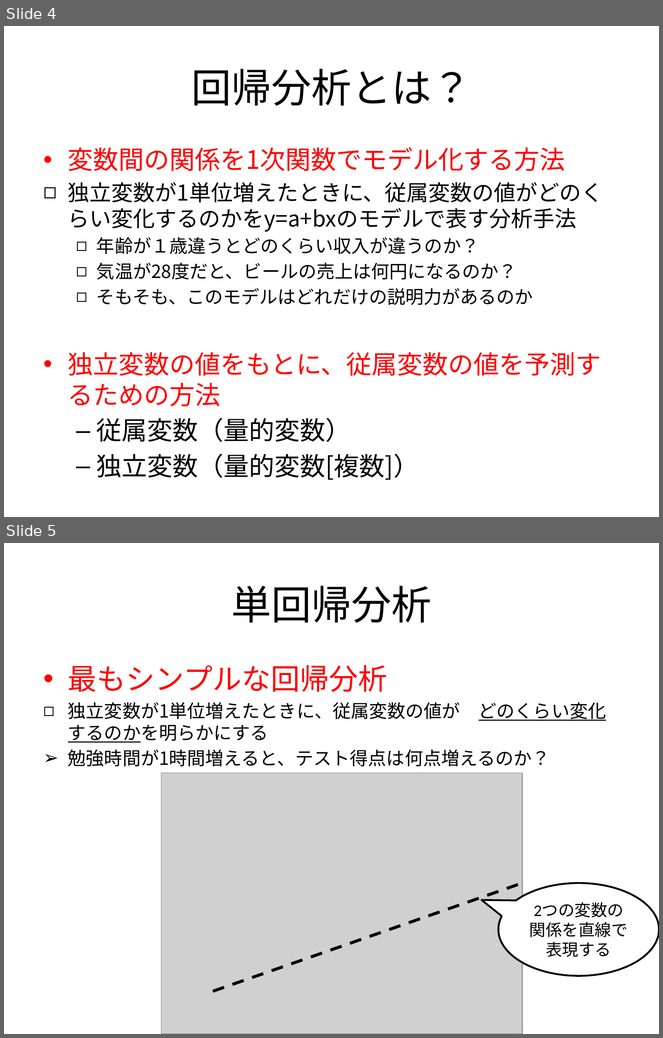
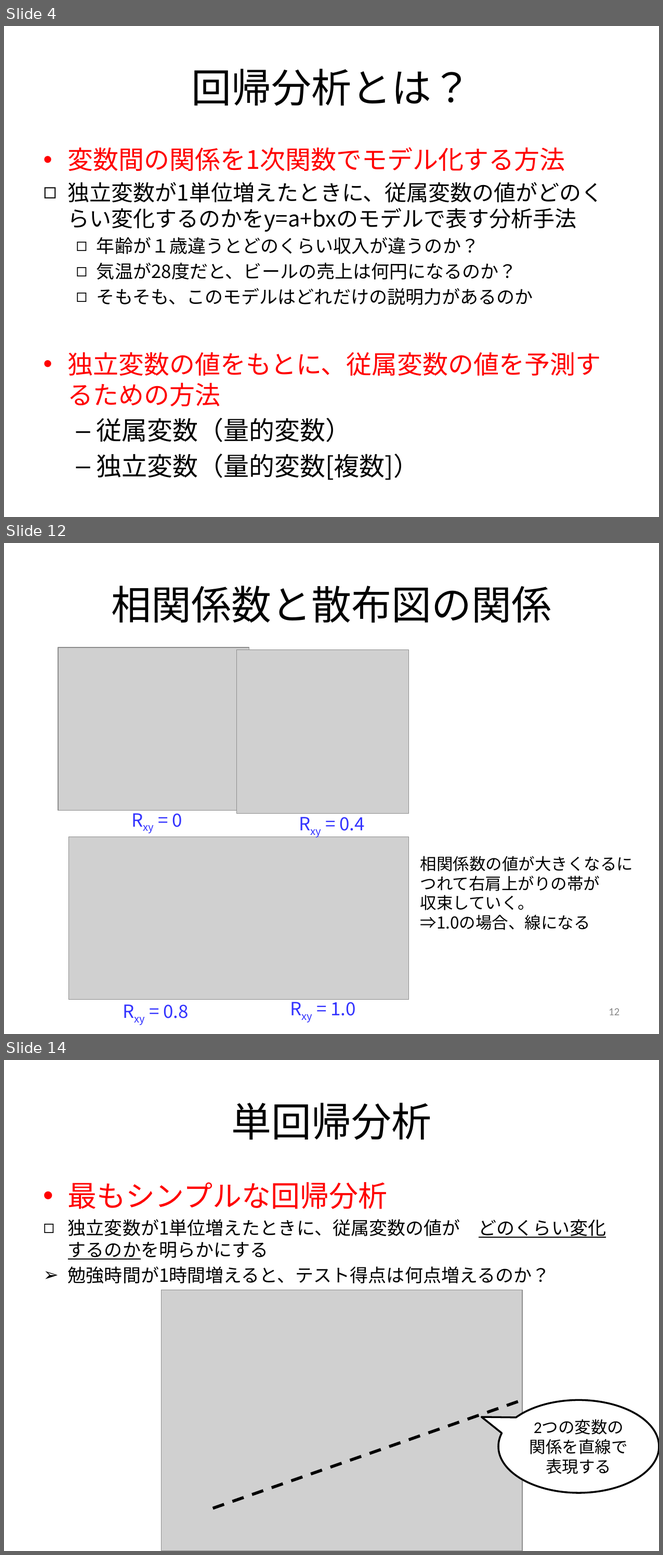
Before and after one commit to MakotoASAOKA/IE2019_15, a slide deck: 15-1.回帰分析.pptx. Shown one above the other, each under a label of ours: slides 4 and 5 before the commit, slides 4, 12 and 14 after it; the slides between them are not shown. The pictures are 663x1038 and 663x1555 pixels, drawn with LibreOffice and Linux fonts; fonts in the diff are those of the drawing; grey boxes stand for pictures. Boxes give left, top, right and bottom in pixels: in the first picture for what was removed or moved away, otherwise in the second. Text is boxed around its words. In the diff, an @@ line names an element or a change of style, - is before the commit and + after.

```diff
--- a/15-1.回帰分析.pptx
+++ b/15-1.回帰分析.pptx
@@ slide 12 added at [4,543,659,1034], background #FFFFFF @@
@@ title added at [111,586,552,623], 44 pt, text #000000 @@
+相関係数と散布図の関係
@@ picture added at [59,648,249,811] @@
@@ picture added at [236,650,409,813] @@
@@ text added at [172,808,182,827], 20 pt, text #3333FF @@
+Rxy = 0
@@ text added at [340,812,365,831], 20 pt, text #3333FF @@
+Rxy = 0.4
@@ picture added at [69,837,409,1000] @@
@@ text added at [421,856,634,930], 18 pt, text #000000 @@
+相関係数の値が大きくなるに
+つれて右肩上がりの帯が
+収束していく。
+⇒1.0の場合、線になる
@@ text added at [164,1005,189,1019], 20 pt, text #3333FF @@
+Rxy = 0.8
@@ text added at [331,997,356,1016], 20 pt, text #3333FF @@
+Rxy = 1.0
@@ page number added at [609,1008,620,1016], 12 pt, text #898989 @@
+12
@@ what was slide 5 is now slide 14 @@
```
Also in this commit, not shown: 1 slide changed, 8 other slides added.
